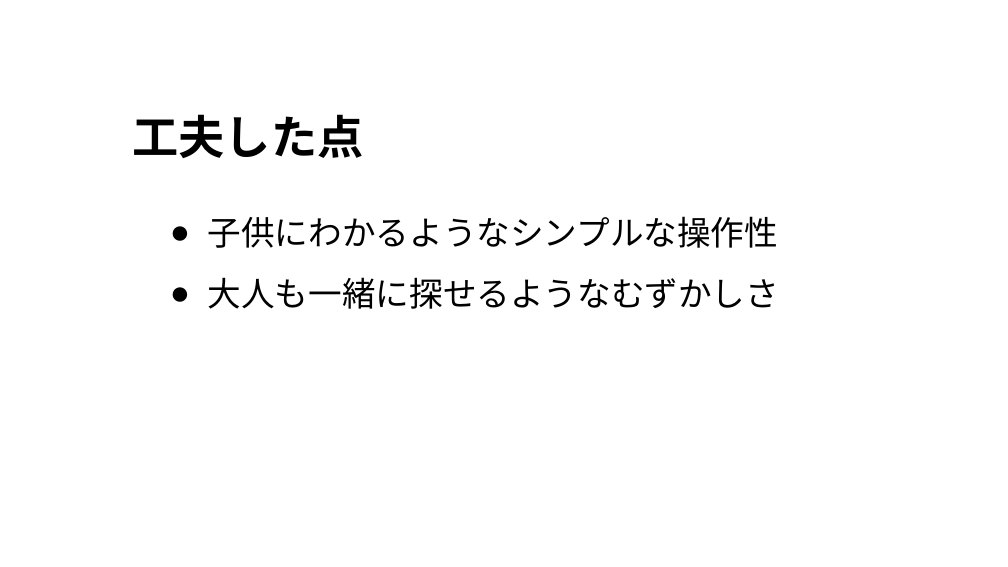
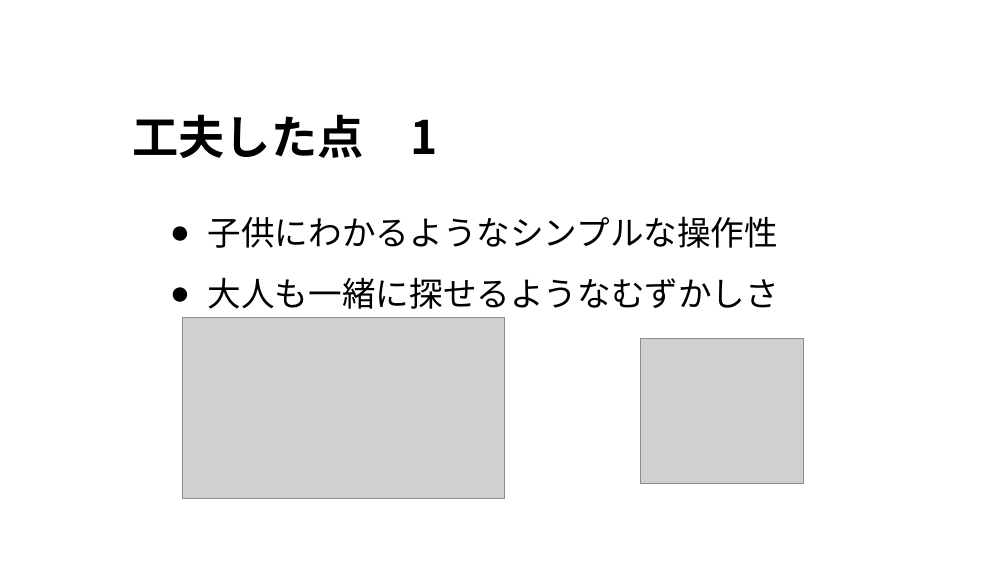
Before and after one commit to alto1412/Yokoari1207, a slide deck: slide 4 of よこありくんのプレゼンa.pptx. Drawn at 1008x567 pixels with LibreOffice and Linux fonts; fonts in the diff are those of the drawing; grey boxes stand for pictures; background and template pictures are left out. Boxes give left, top, right and bottom in pixels: in the first picture for what was removed or moved away, otherwise in the second. Text is boxed around its words. In the diff, an @@ line names an element or a change of style, - is before the commit and + after.

```diff
--- a/よこありくんのプレゼンa.pptx
+++ b/よこありくんのプレゼンa.pptx
@@ title at (133,114,437,158): text changed @@
-工夫した点
+工夫した点 1
@@ picture added at (182,318,505,498) @@
@@ picture added at (640,339,804,484) @@
```
Also in this commit, not shown: 5 other slides changed, 1 other file.
